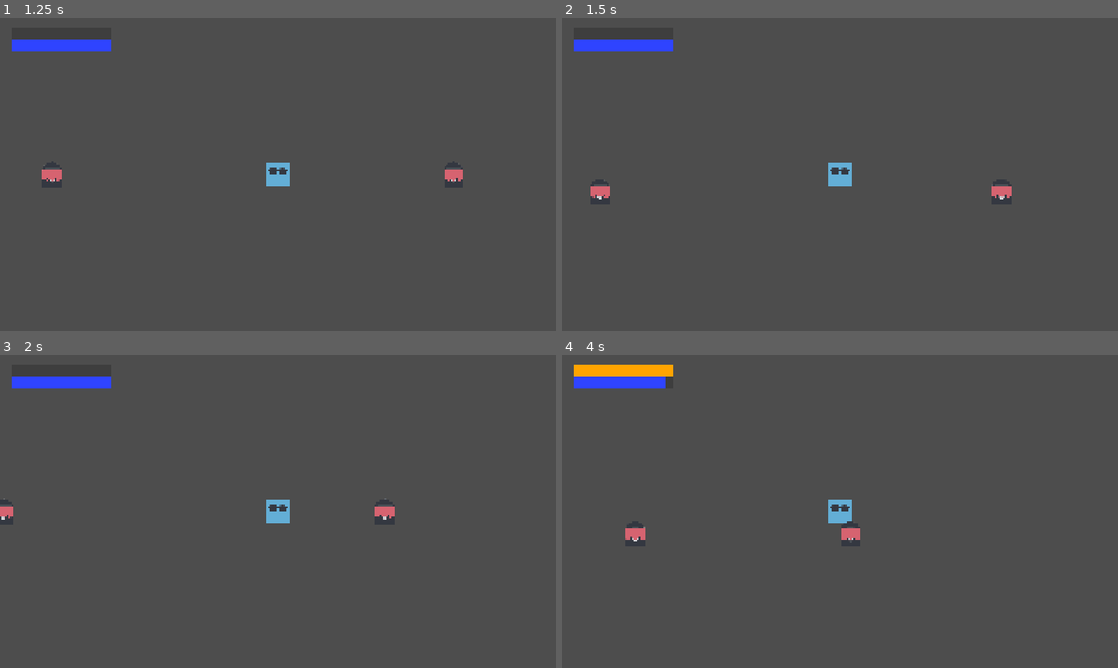
Above: before the commit, frames 1-4 (two rows, left to right).
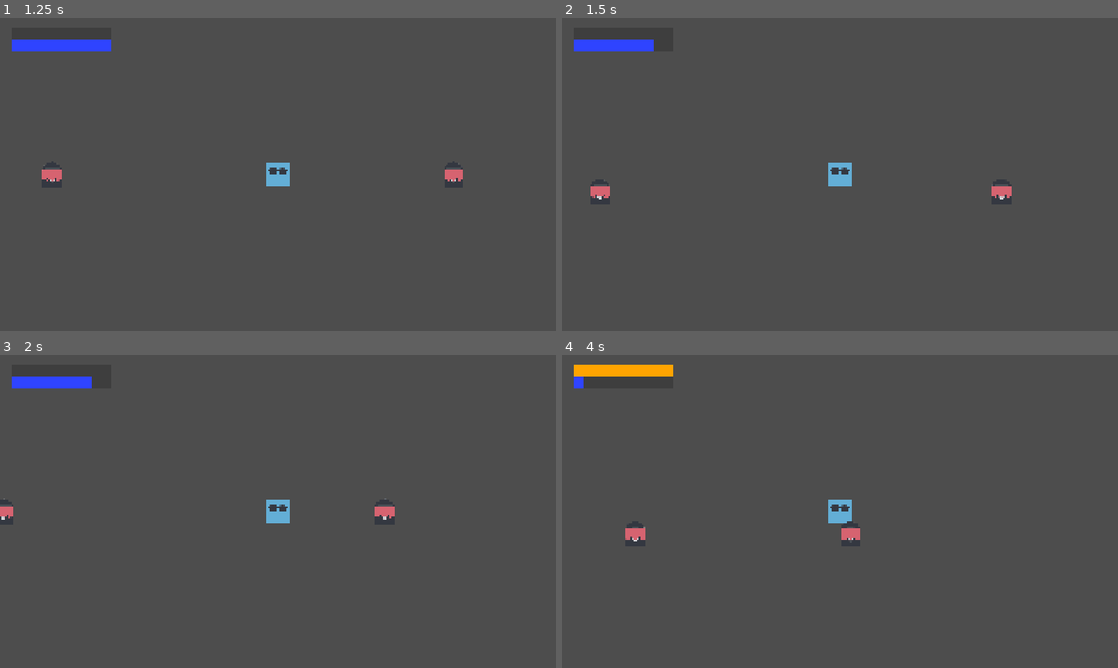
Above: after the commit, the same moments.

Repository: LubCore12/Stealth-Game
Game: Godot game, scene res://scenes/menu.tscn
The game is run twice, just before and just after one commit, with the same random seed, the same clock (stepped at 60 frames per second) and the same inputs.
Inputs:
- Up to frame 1 (1.25 s): click "PLAY" at 0.5 s
- Up to frame 2 (1.5 s): hold D (right) from 1.28 s (still down); tap Space (jump) at 1.35 s
- Up to frame 3 (2 s): keep holding D (right); tap Space (jump) at 1.52, 1.82 s
- Up to frame 4 (4 s): tap Shift (run) at 2.1, 3.6 s; tap Space (jump) at 2.27, 2.3, 2.57, 2.85, 3.77, 3.8 s; release D (right) at 2.78 s; hold A (left) 2.78-3.53 s; hold D (right) from 3.53 s (still down)

Frame 1 is identical in both runs. In frame 2, 0.1% of the frame differs, in the area x 16-20%, y 6-11%; in frame 3, 0.1%; in frame 4, 0.6%, in the area x 3-19%, y 6-11%.

Commit message:
Made stamina decrease on jump

Diff:
--- a/scenes/player.tscn
+++ b/scenes/player.tscn
@@ -13,6 +13,7 @@
 stamina = 100.0
 stamina_speed = 200.0
 stamina_usage = 70.0
+jump_stamina_usage = 20.0
 stamina_recovery_speed = 40.0
 
 [node name="Sprite" type="Sprite2D" parent="." unique_id=149386670]
--- a/scenes/scripts/player.gd
+++ b/scenes/scripts/player.gd
@@ -11,6 +11,7 @@
 @export var stamina: float
 @export var stamina_speed: float
 @export var stamina_usage: float
+@export var jump_stamina_usage: float
 @export var stamina_recovery_speed: float
 
 @export_group("Player stats")
@@ -31,6 +32,7 @@
 
 func jump() -> void:
 	velocity.y = -jump_strength
+	stamina_use.emit(jump_stamina_usage)
 
 func run(delta) -> void:
 	current_speed = stamina_speed
@@ -51,7 +53,7 @@
 		stamina += stamina_recovery_speed * delta
 		stamina_use.emit(-stamina_recovery_speed * delta)
 
-	if Input.is_action_just_pressed("jump") and is_on_floor():
+	if Input.is_action_just_pressed("jump") and is_on_floor() and stamina >= jump_stamina_usage:
 		jump()
 
 	if Input.is_action_pressed("run") and stamina > 0 and direction_x:
